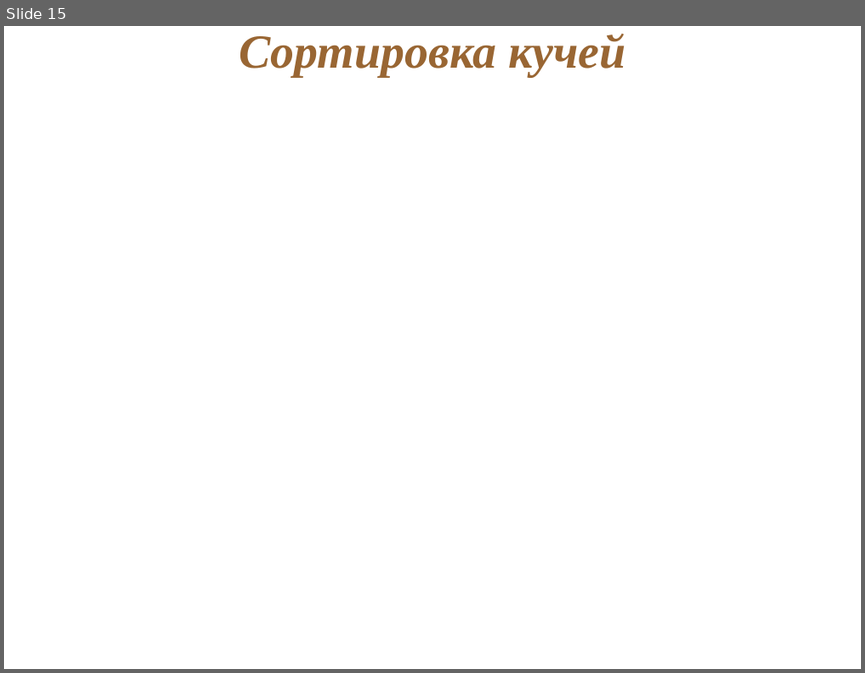
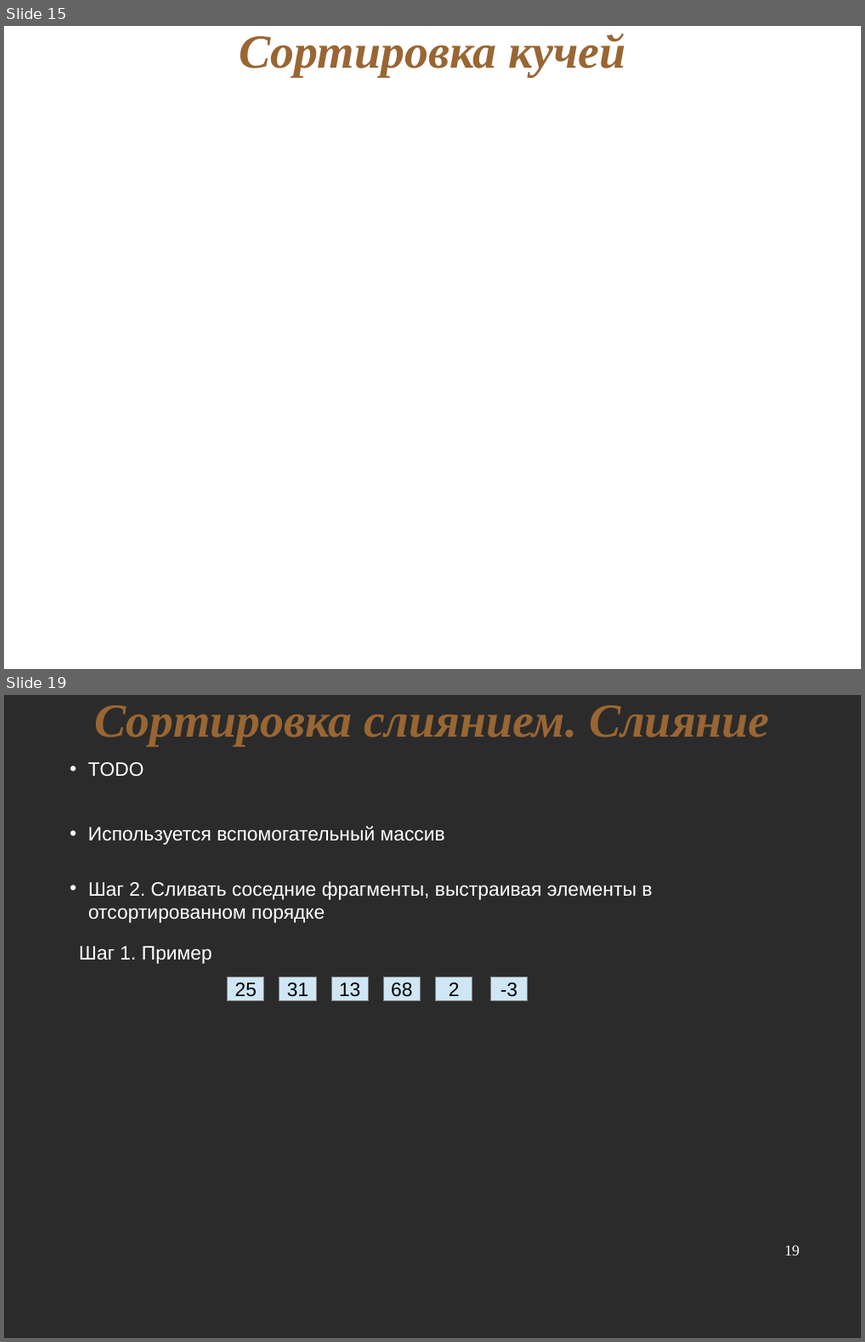
Before and after one commit to nkrot/rufsl, a slide deck: lectures/sorting.odp. Shown one above the other, each under a label of ours: slide 15 before the commit, slides 15 and 19 after it; the slides between them are not shown. The pictures are 865x673 and 865x1342 pixels, drawn with LibreOffice and Linux fonts; fonts in the diff are those of the drawing; background and template pictures are left out; a plain dark background stands for a picture behind light text. Boxes give left, top, right and bottom in pixels: in the first picture for what was removed or moved away, otherwise in the second. Text is boxed around its words. In the diff, an @@ line names an element or a change of style, - is before the commit and + after.

```diff
--- a/lectures/sorting.odp
+++ b/lectures/sorting.odp
@@ slide 19 added at [4, 695, 861, 1338], background picture (left out) @@
@@ title added at [94, 705, 770, 746], 44 pt, text #996633, bold, italic @@
+Сортировка слиянием. Слияние
@@ text added at [88, 762, 144, 776], 18 pt, text #FFFFFF @@
+• TODO
@@ text added at [88, 826, 445, 845], 18 pt, text #FFFFFF @@
+• Используется вспомогательный массив
@@ text added at [88, 881, 652, 923], 18 pt, text #FFFFFF @@
+• Шаг 2. Сливать соседние фрагменты, выстраивая элементы в отсортированном порядке
@@ text added at [79, 946, 212, 964], 18 pt, text #FFFFFF @@
+Шаг 1. Пример
@@ group added at [228, 976, 528, 1000]: 6 rectangles @@
+25
+31
+13
+68
+2
+-3
@@ page number added at [784, 1245, 800, 1255], 14 pt, text #FFFFFF @@
+19
```
Also in this commit, not shown: 2 slides changed, 3 other slides added, 1 slide removed, 4 other files.
